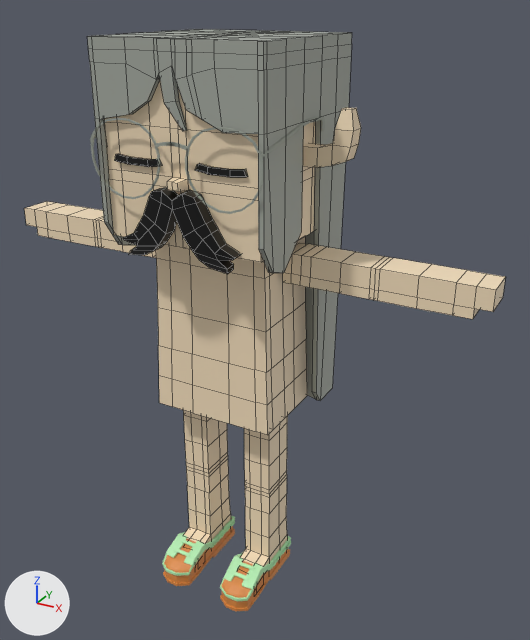
An edit to the FBX model mustachiorascals/fbx/e7e42d1f-8104-4eb6-8f6d-08bada0a2d12.fbx, drawn before and after from the same camera.
The view is the same before and after, from a 50 mm camera at (0.0176, -0.0276, 0.0293) aimed at (0.0014, 0.002, 0.0146). Every picture has the same lights, and +X, +Y and +Z are marked at lower left. Mesh edges are drawn as thin lines on the coarser meshes. Where no turn or scale is listed for an object, it has been applied to the vertices.

Names of what the first picture shows: 'e_5', 'ew_round_2', 'f_boat', 'h_long_straight1', 'm_b', 'mustachio_arms', 'mustachio_body', 'mustachio_head', 'mustachio_legs'.
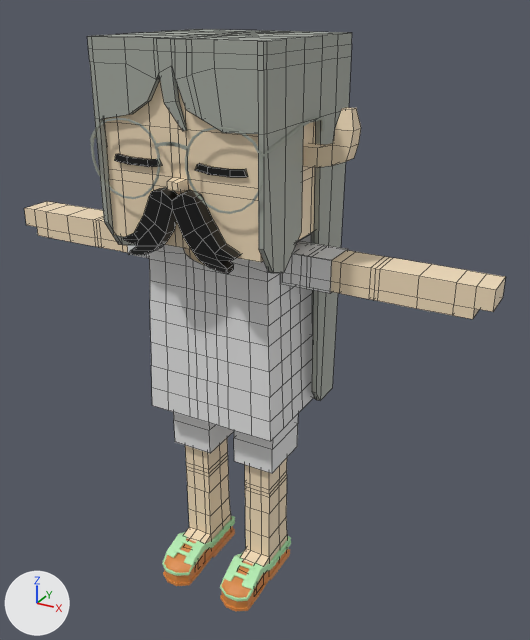
Diff of the bpy script that builds the scene:
```diff
--- a/mustachiorascals/fbx/e7e42d1f-8104-4eb6-8f6d-08bada0a2d12.fbx.py
+++ b/mustachiorascals/fbx/e7e42d1f-8104-4eb6-8f6d-08bada0a2d12.fbx.py
@@ mat_upper_garment_1 @@
+mat_upper_garment_1 = principled_material('upper_garment_1')
+mat_upper_garment_1.base_color = (0.8, 0.8, 0.8)  # white #e7e7e7
@@ mat_lower_garment @@
+mat_lower_garment = principled_material('lower_garment')
+mat_lower_garment.base_color = (0.8, 0.8, 0.8)  # white #e7e7e7
@@ me_mesh_012 @@
+me_mesh_012.from_pydata(...)  # 24 vertices, 18 faces; spans x -0.00561..0.00561, y 0.00027..0.00209, z 0.01737..0.01893
+me_mesh_012.materials.append(mat_upper_garment_1)  # white #e7e7e7
@@ me_mesh_003_1 @@
+me_mesh_003_1.from_pydata(...)  # 32 vertices, 24 faces; spans x -0.003..0.003, y -0.00018..0.00265, z 0.00723..0.01232
+me_mesh_003_1.materials.append(mat_lower_garment)  # white #e7e7e7
@@ me_mesh_011 @@
+me_mesh_011.from_pydata(...)  # 230 vertices, 212 faces; spans x -0.00349..0.00349, y -0.0013..0.00353, z 0.00994..0.01894
+me_mesh_011.materials.append(mat_upper_garment_1)  # white #e7e7e7
@@ ob_c_shirt_2 @@
+ob_c_shirt_2 = bpy.data.objects.new('c_shirt_2', me_mesh_012)
+ob_c_shirt_2.location = (0.0, 0.0, 0.0)
@@ ob_c_shorts @@
+ob_c_shorts = bpy.data.objects.new('c_shorts', me_mesh_003_1)
+ob_c_shorts.location = (0.0, 0.0, 0.0)
@@ ob_c_shirt_1 @@
+ob_c_shirt_1 = bpy.data.objects.new('c_shirt_1', me_mesh_011)
+ob_c_shirt_1.location = (0.0, 0.0, 0.0)
```

Changed parts and their boxes [x1, y1, x2, y2] in the pictures (530 x 640 px):
'c_shirt_1', added: after [149, 234, 314, 441]
'c_shorts', added: after [173, 412, 298, 473]
'c_shirt_2', added: after [127, 241, 348, 293]
'mustachio_body', unchanged, covered by the edit: before [156, 237, 307, 435]; after [184, 248, 205, 265]
